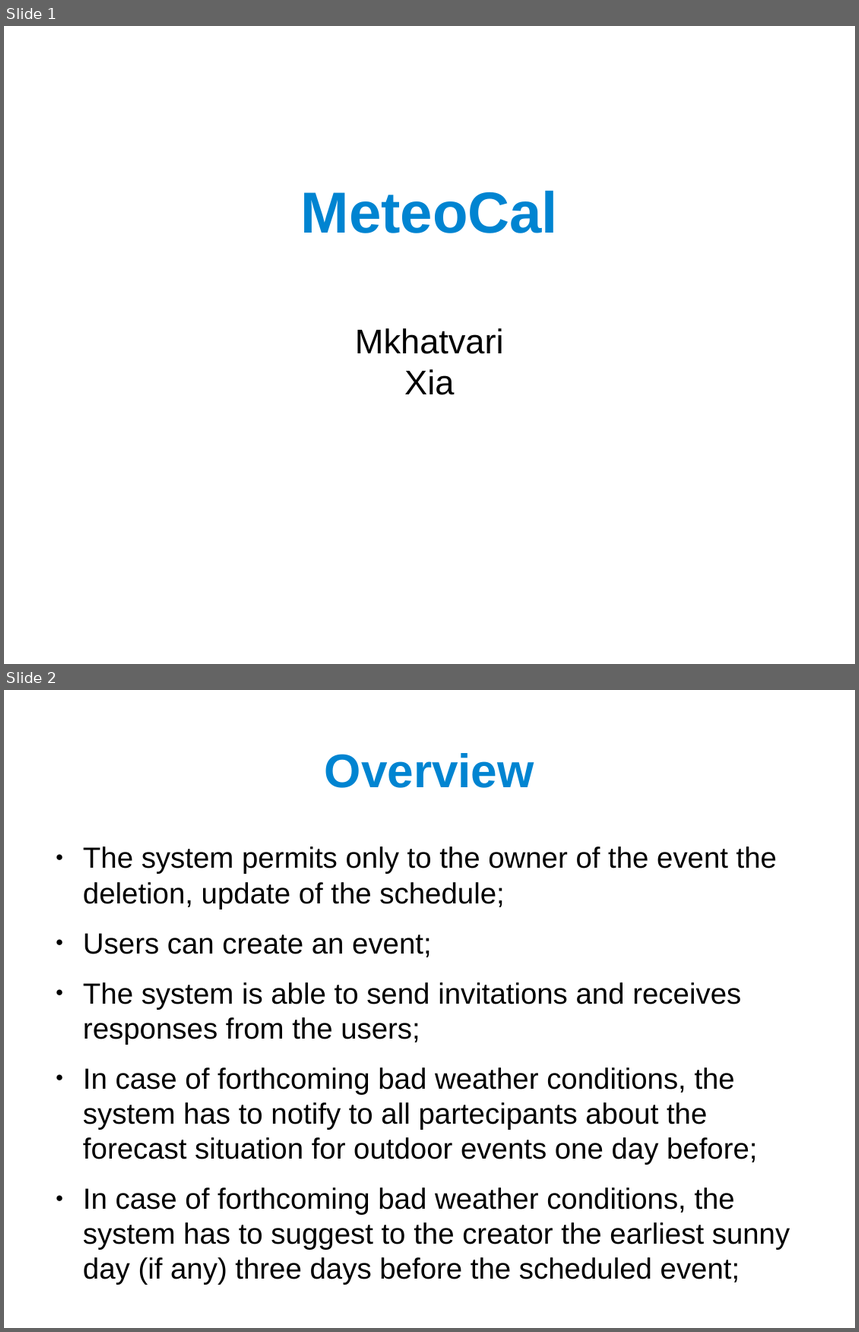
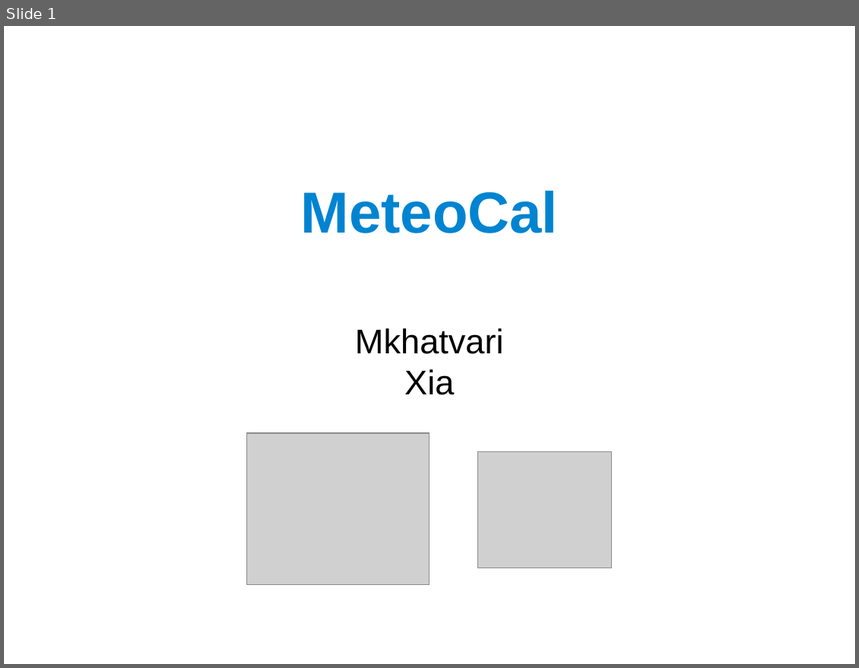
Before and after one commit to nico-mkhatvari/SE2, a slide deck: Presentation.odp. Shown one above the other, each under a label of ours: slides 1 and 2 before the commit, slide 1 after it. The pictures are 859x1332 and 859x668 pixels, drawn with LibreOffice and Linux fonts; fonts in the diff are those of the drawing; grey boxes stand for pictures. Boxes give left, top, right and bottom in pixels: in the first picture for what was removed or moved away, otherwise in the second. Text is boxed around its words. In the diff, an @@ line names an element or a change of style, - is before the commit and + after.

```diff
--- a/Presentation.odp
+++ b/Presentation.odp
@@ slide 2 removed at [4,690,855,1328], background #FFFFFF @@
@@ title removed at [325,753,534,788] @@
-Overview
@@ text removed at [83,847,790,1285] @@
-● The system permits only to the owner of the event the deletion, update of the schedule;
-● Users can create an event;
-● The system is able to send invitations and receives responses from the users;
-● In case of forthcoming bad weather conditions, the system has to notify to all partecipants about the forecast situation for outdoor events one day before;
-● In case of forthcoming bad weather conditions, the system has to suggest to the creator the earliest sunny day (if any) three days before the scheduled event;
@@ slide 1 changed as well @@
@@ picture added at [247,434,430,586] @@
@@ picture added at [478,452,612,569] @@
```
Also in this commit, not shown: 15 other slides changed, 9 slides added, 3 other slides removed.
